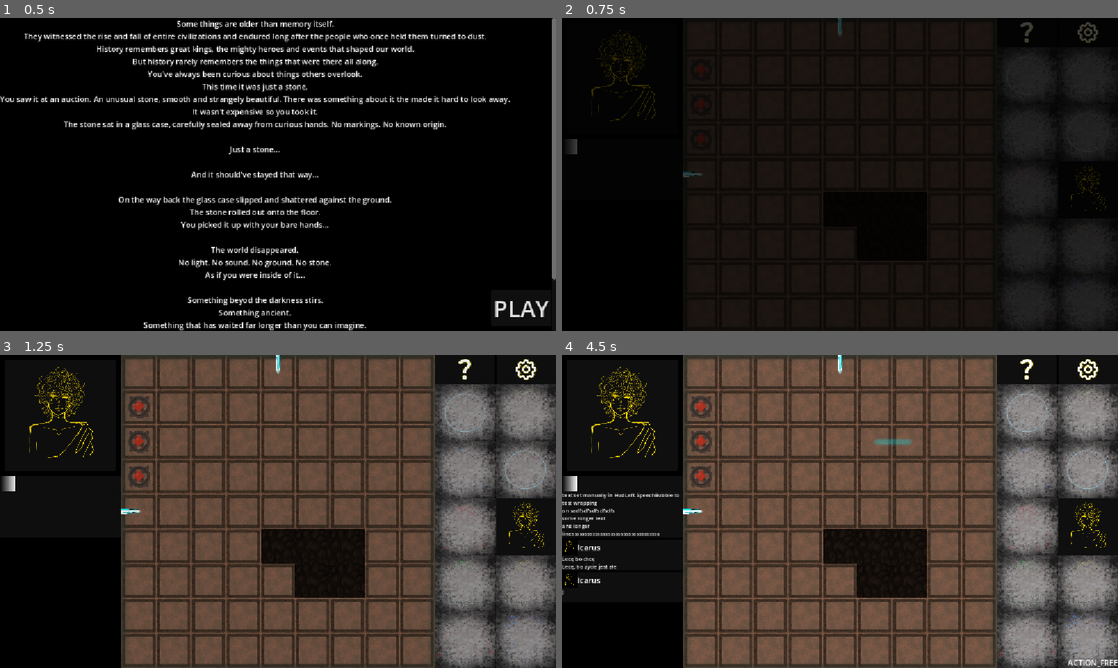
Above: before the commit, frames 1-4 (two rows, left to right).
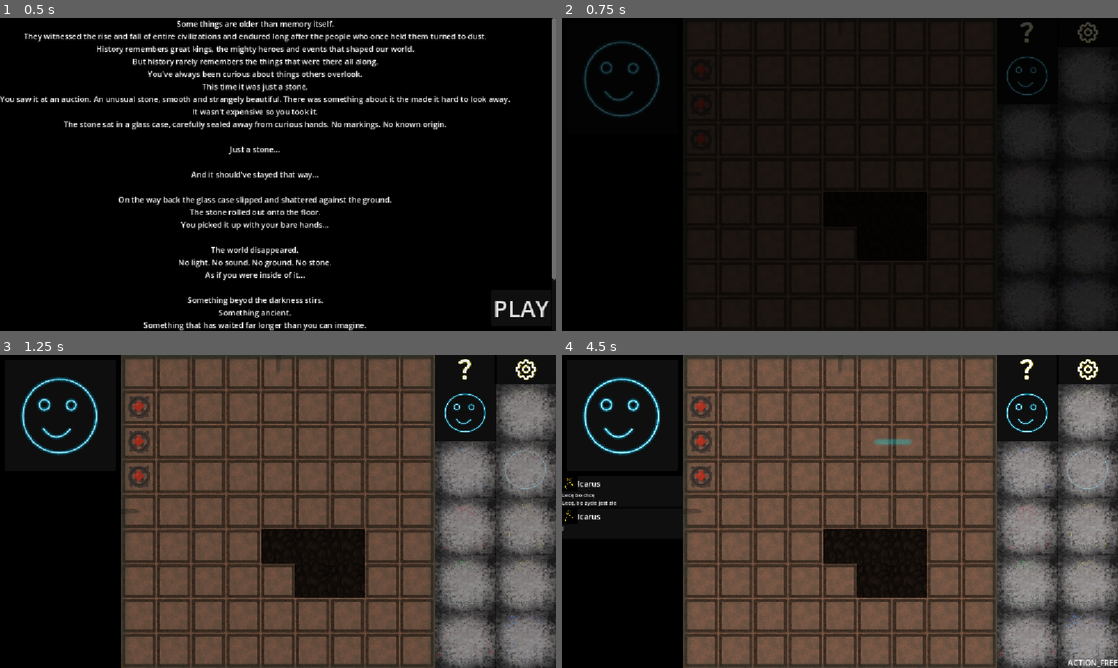
Above: after the commit, the same moments.

Repository: Wallted/ldjam-60
Game: Godot game, scene res://main.tscn
Same seed, same stepped clock (60 frames per second), same inputs: the game is played once before the commit and once after it.
Inputs (mouse positions are in pixels of both pictures, inside the frame that each line leads up to):
- Up to frame 1 (0.5 s): no input
- Up to frame 2 (0.75 s): click "PLAY" at 0.5 s
- Up to frame 3 (1.25 s): no input
- Up to frame 4 (4.5 s): move the mouse to (962, 495) at 1.27 s; hold W 1.28-2.03 s; tap R (rotate) at 1.35, 4.35 s; click (962, 495) at 1.42 s; move the mouse to (578, 408) at 2.02 s; tap T at 2.1 s; click (578, 408) at 2.17 s; click (1029, 370) at 2.75 s; click (1090, 370) at 3.5 s; tap Enter at 4.25 s; move the mouse to (895, 442) at 4.27 s; hold W from 4.28 s (still down)

Frame 1 is identical in both runs. In frame 2, 2.6% of the frame differs, in the area x 1-100%, y 0-63%; in frame 3, 5.2%; in frame 4, 6.3%, in the area x 0-100%, y 0-77%.

Commit message:
icarus sie nie objawia randomowo

Diff:
--- a/HUD/hud_left.tscn
+++ b/HUD/hud_left.tscn
@@ -29,6 +29,7 @@
 size_flags_vertical = 3
 
 [node name="SpeechBubble" parent="ScrollContainer/ChatWindow" unique_id=35894961 instance=ExtResource("1_y81a5")]
+visible = false
 custom_minimum_size = Vector2(30, 128)
 layout_mode = 2
 author = ""
@@ -49,5 +50,6 @@
 offset_transform_enabled = true
 offset_transform_position = Vector2(0, 10)
 preview_only = true
+is_discovered = true
 
 [node name="MessageTimers" type="Node" parent="." unique_id=1737944118]
--- a/HUD/hud_right.tscn
+++ b/HUD/hud_right.tscn
@@ -111,7 +111,7 @@
 
 [node name="Icarus" parent="GridContainer" unique_id=451458892 instance=ExtResource("2_ccku2")]
 layout_mode = 2
-is_discovered = true
+is_discovered = false
 
 [node name="Sisyphus" parent="GridContainer" unique_id=1644210309 instance=ExtResource("2_ccku2")]
 layout_mode = 2
--- a/HUD/person.gd
+++ b/HUD/person.gd
@@ -1,4 +1,4 @@
-@tool
+#@tool
 extends Control
 class_name Person
 
--- a/HUD/person.tscn
+++ b/HUD/person.tscn
@@ -28,6 +28,7 @@
 size_flags_vertical = 3
 script = ExtResource("1_w2xfa")
 resource = ExtResource("2_c5fji")
+is_discovered = true
 type = 4
 
 [node name="CurrentState" type="TextureRect" parent="." unique_id=152030736]
--- a/assets/persons/icarus.tres
+++ b/assets/persons/icarus.tres
@@ -43,4 +43,3 @@
 person_type = 4
 entry_messages = Array[ExtResource("4_6tgb8")]([SubResource("Resource_6tgb8"), SubResource("Resource_cfaak"), SubResource("Resource_7vqlv"), SubResource("Resource_pl6e5"), SubResource("Resource_ttjuj"), SubResource("Resource_xevba")])
 avatar = SubResource("Resource_yuk71")
-is_discovered = true
--- a/game/game.gd
+++ b/game/game.gd
@@ -4,6 +4,7 @@
 signal room_powered_changed(person_type: Enums.PersonType, powered: bool)
 
 @onready var room_manager: Node2D = %RoomManager
+
 
 func _on_room_manager_room_finished(_room: GameRoom) -> void:
 	prints('room finished:', _room.person_name, _room.name)
@@ -14,7 +15,7 @@
 func _on_room_manager_level_changed(person_type: Enums.PersonType) -> void:
 	level_changed.emit(person_type)
 	DialogManagier.monologue_ended.emit()
-	DialogManagier.start_monologue(person_type)
+	#DialogManagier.start_monologue(person_type)
 
 func _on_hud_game_mouse_entered() -> void:
 	pass
--- a/game/game.tscn
+++ b/game/game.tscn
@@ -10,27 +10,9 @@
 [ext_resource type="Script" uid="uid://fcj36or2snhq" path="res://game/rock_resource.gd" id="8_y36n6"]
 [ext_resource type="Texture2D" uid="uid://bawlc4rhqoug2" path="res://img/rock_tile.png" id="9_j8tme"]
 
-[sub_resource type="Resource" id="Resource_7cios"]
-script = ExtResource("4_ryrav")
-coord = Vector2(0, 4)
-side = 3
-metadata/_custom_type_script = "uid://5qdsl01hgnkk"
-
-[sub_resource type="Resource" id="Resource_bvpig"]
-script = ExtResource("4_ryrav")
-coord = Vector2(0, 4)
-side = 3
-metadata/_custom_type_script = "uid://5qdsl01hgnkk"
-
 [sub_resource type="Resource" id="Resource_m75es"]
 script = ExtResource("4_ryrav")
 coord = Vector2(1, 0)
-metadata/_custom_type_script = "uid://5qdsl01hgnkk"
-
-[sub_resource type="Resource" id="Resource_fc0e3"]
-script = ExtResource("4_ryrav")
-coord = Vector2(7, 8)
-side = 1
 metadata/_custom_type_script = "uid://5qdsl01hgnkk"
 
 [sub_resource type="Resource" id="Resource_fhkfd"]
@@ -95,46 +77,17 @@
 unique_name_in_owner = true
 script = ExtResource("3_7jktm")
 
-[node name="FullRoom" parent="." unique_id=1382508797 instance=ExtResource("3_ryrav")]
-person_name = 6
-room_unlocked = true
-scale_ratio = 5
-parent_offset = Vector2(1, 1)
-parent_base = Vector2(0, 0)
-zoom_level = 3
-doors = Array[ExtResource("4_ryrav")]([SubResource("Resource_7cios")])
-
-[node name="FirstRoom3" parent="." unique_id=1763571355 node_paths=PackedStringArray("parent_room") instance=ExtResource("3_ryrav")]
-scale = Vector2(1, 1)
-person_name = 8
-room_unlocked = true
-scale_ratio = 3
-parent_base = Vector2(4, 4)
-zoom_level = 2
-parent_room = NodePath("../FullRoom")
-doors = Array[ExtResource("4_ryrav")]([SubResource("Resource_bvpig")])
-
-[node name="FirstRoom2p5" parent="." unique_id=325990417 node_paths=PackedStringArray("parent_room") instance=ExtResource("3_ryrav")]
-person_name = 9
+[node name="FirstRoom2p5" parent="." unique_id=325990417 instance=ExtResource("3_ryrav")]
+person_name = 1
 scale_ratio = 2
 parent_offset = Vector2(2, 2)
 zoom_level = 1
-parent_room = NodePath("../FirstRoom3")
 doors = Array[ExtResource("4_ryrav")]([SubResource("Resource_m75es")])
-
-[node name="FirstRoom2" parent="." unique_id=707941366 node_paths=PackedStringArray("parent_room") instance=ExtResource("3_ryrav")]
-scale = Vector2(1, 1)
-person_name = 2
-scale_ratio = 2
-parent_offset = Vector2(-2, -2)
-zoom_level = 1
-parent_room = NodePath("../FirstRoom3")
-doors = Array[ExtResource("4_ryrav")]([SubResource("Resource_fc0e3")])
 
 [node name="FirstRoom1" parent="." unique_id=733392714 node_paths=PackedStringArray("parent_room") instance=ExtResource("3_ryrav")]
 position = Vector2(-1, 0)
 scale = Vector2(1, 1)
-person_name = 4
+person_name = 9
 scale_ratio = 1
 parent_offset = Vector2(-1, -1)
 parent_room = NodePath("../FirstRoom2p5")
--- a/game/game_room.gd
+++ b/game/game_room.gd
@@ -16,8 +16,8 @@
 
 @export # DEBUG
 var room_unlocked: bool :
-	get():
-		return true # delete this to enable feature
+	#get():
+		#return true # delete this to enable feature
 	set(value):
 		if not parent_room:
 			return
--- a/game/room_manager.gd
+++ b/game/room_manager.gd
@@ -57,6 +57,9 @@
 
 	for room in room_list:
 		room.update_parent()
+
+	assert(currently_focused_room != null)
+	level_changed.emit.call_deferred(currently_focused_room.person_name)
 
 
 func _on_room_power_changed(person_type: Enums.PersonType, powered: bool) -> void:
@@ -326,6 +329,10 @@
 		var follow_tile: Tile = source_tile.linked_door_tiles.keys()[0]
 		assert(not follow_tile.is_flow_base and not follow_tile.is_flow_tip)
 		follow_tile.is_flow_tip = true
+		if follow_tile.is_inside_door:
+			follow_tile.set_door_sprite(false, true)
+		else:
+			source_tile.set_door_sprite(false, true)
 		# todo: propagate to another door (check linked_door_tiles size)
 		_power_a_segment(_get_a_segment_in_a_tile(follow_tile), follow_tile.local_coords)
 
@@ -339,6 +346,10 @@
 		var follow_tile: Tile = source_tile.linked_door_tiles.keys()[0]
 		assert(follow_tile.is_flow_tip)
 		follow_tile.is_flow_tip = false
+		if follow_tile.is_inside_door:
+			follow_tile.set_door_sprite(false, false)
+		else:
+			source_tile.set_door_sprite(false, false)
 		# todo: propagate to another door
 		_unpower_a_segment(_get_a_segment_in_a_tile(follow_tile))
 
--- a/game/tile.gd
+++ b/game/tile.gd
@@ -10,6 +10,8 @@
 #var has_energy: bool
 #@export
 #var door_texture: Texture2D
+
+var door_sprite: Sprite2D
 
 var coords: Vector2
 var local_coords: Vector2
@@ -26,6 +28,7 @@
 
 var parent_room: GameRoom
 var enabled: bool
+
 
 func _ready() -> void:
 	local_coords = coords
@@ -66,6 +69,8 @@
 	door.position = _side * Vector2(128, 128)
 	door.z_index += 1
 	add_child(door)
+	door_sprite = door
+	set_door_sprite(true, false)
 
 func enable_gateway(_gateway: Gateway) -> void:
 	var gateway = Sprite2D.new()
@@ -104,3 +109,12 @@
 		return true
 
 	return false
+
+
+func set_door_sprite(inactive: bool, powered: bool) -> void:
+	if inactive:
+		door_sprite.self_modulate = Color(0.1, 0.1, 0.1, 0.33)
+	elif powered:
+		door_sprite.self_modulate = Color("ffffffff")
+	else:
+		door_sprite.self_modulate = Color("362414ff")
